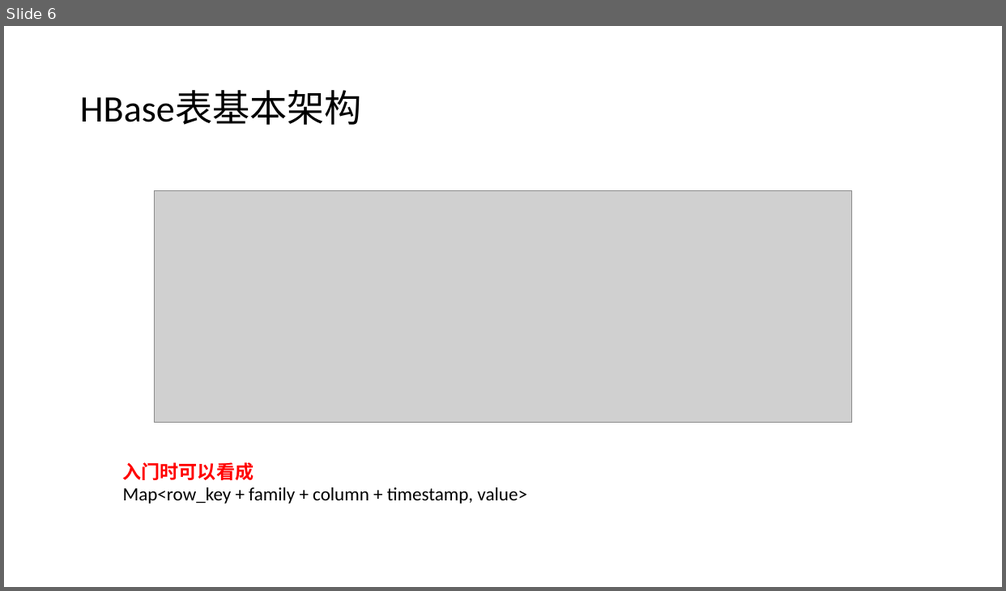
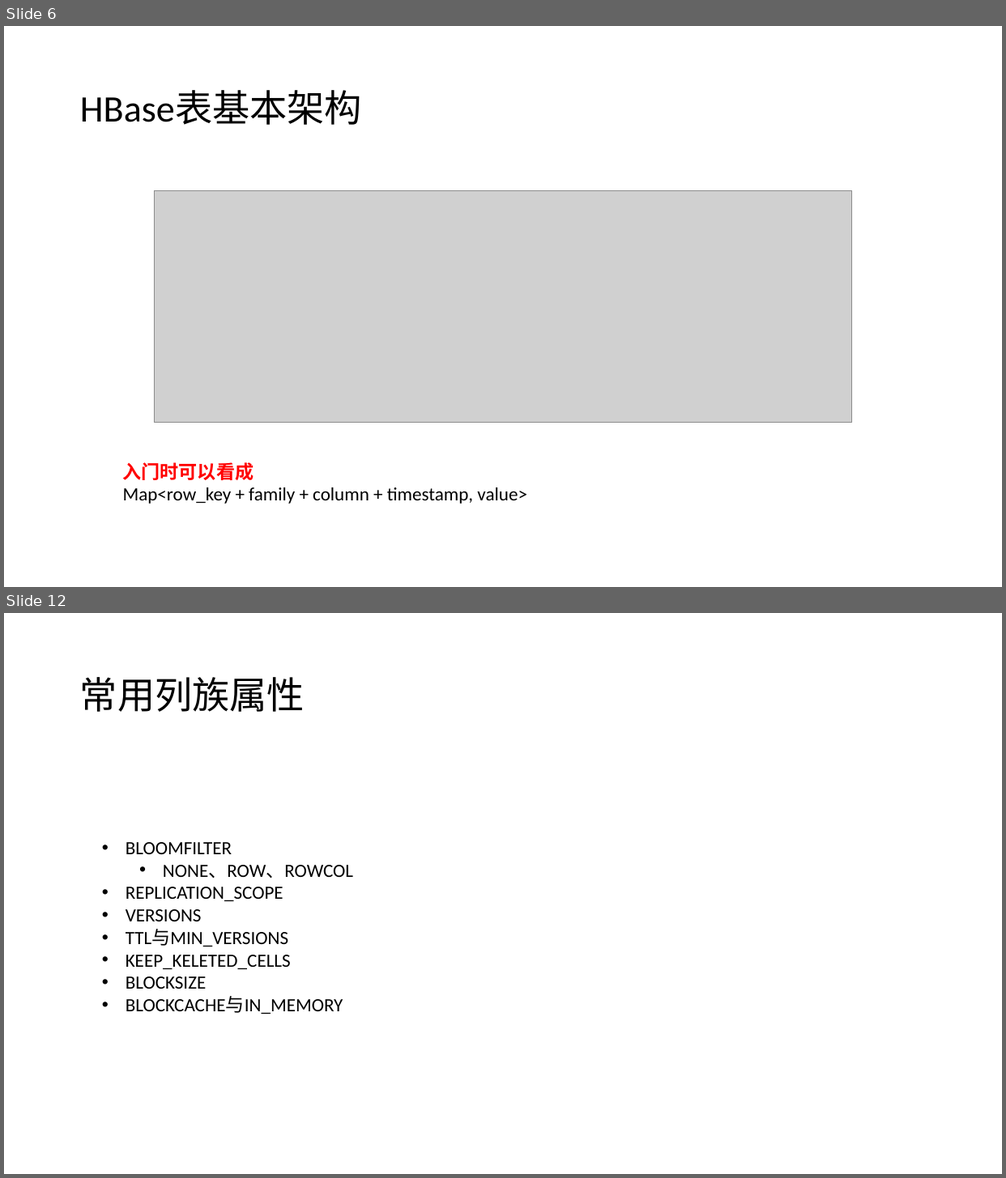
Before and after one commit to lei-zuquan/hbase_learn_call_datails, a slide deck: doc/hbase进阶.pptx. Shown one above the other, each under a label of ours: slide 6 before the commit, slides 6 and 12 after it; the slides between them are not shown. The pictures are 1006x591 and 1006x1178 pixels, drawn with LibreOffice and Linux fonts; fonts in the diff are those of the drawing; grey boxes stand for pictures. Boxes give left, top, right and bottom in pixels: in the first picture for what was removed or moved away, otherwise in the second. Text is boxed around its words. In the diff, an @@ line names an element or a change of style, - is before the commit and + after.

```diff
--- a/doc/hbase进阶.pptx
+++ b/doc/hbase进阶.pptx
@@ slide 12 added at (x1=4, y1=613, x2=1002, y2=1174), background #FFFFFF @@
@@ title added at (x1=80, y1=677, x2=305, y2=712), 36 pt, text #000000 @@
+常用列族属性
@@ text added at (x1=126, y1=842, x2=353, y2=1014), 18 pt, text #000000 @@
+• BLOOMFILTER
+  • NONE、ROW、ROWCOL
+• REPLICATION_SCOPE
+• VERSIONS
+• TTL与MIN_VERSIONS
+• KEEP_KELETED_CELLS
+• BLOCKSIZE
+• BLOCKCACHE与IN_MEMORY
```
Also in this commit, not shown: 5 other slides added.
